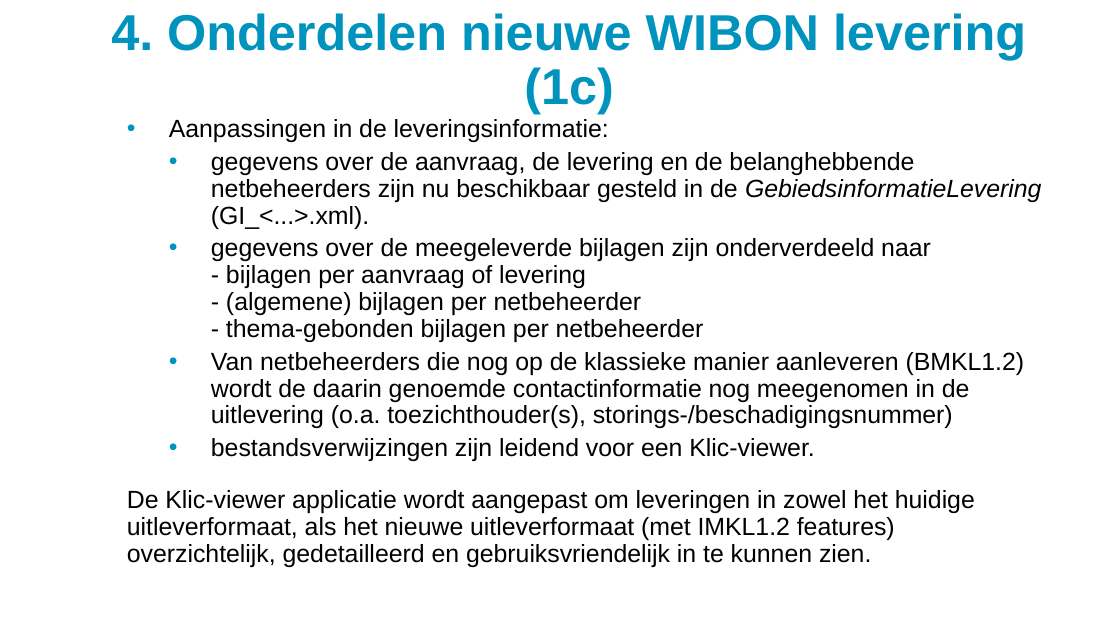
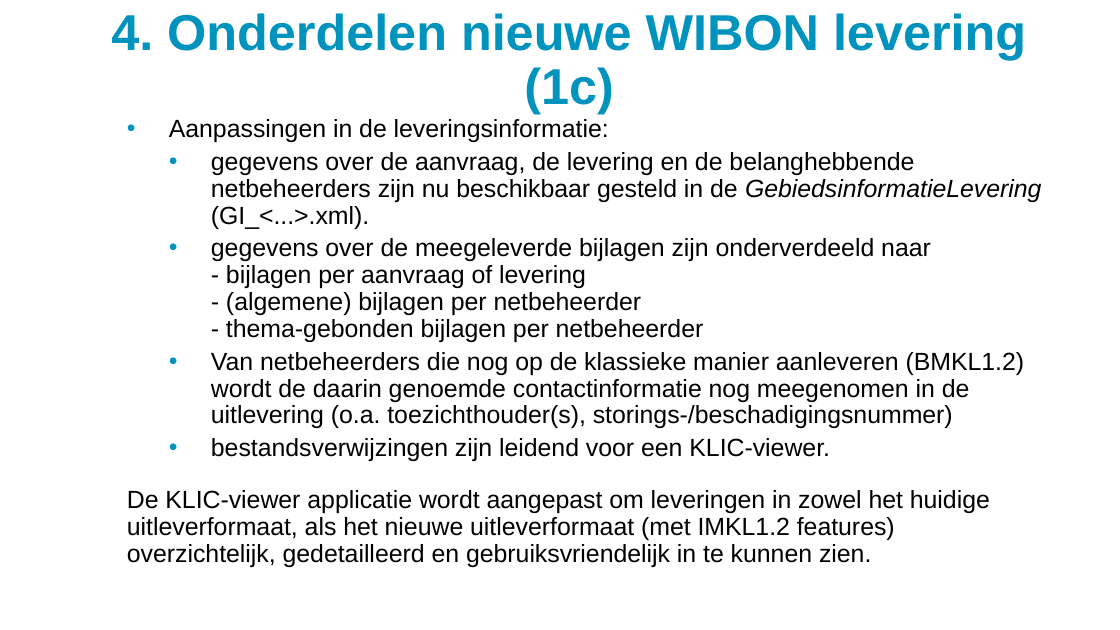
Before and after one commit to kadaster/klic-win, a slide deck: slide 14 of Uitleveren/WIBON levering - overgangsperiode.ppsx. Drawn at 1120x630 pixels with LibreOffice and Linux fonts; fonts in the diff are those of the drawing; background and template pictures are left out. Boxes give left, top, right and bottom in pixels: in the first picture for what was removed or moved away, otherwise in the second. Text is boxed around its words. In the diff, an @@ line names an element or a change of style, - is before the commit and + after.

```diff
--- a/Uitleveren/WIBON levering - overgangsperiode.ppsx
+++ b/Uitleveren/WIBON levering - overgangsperiode.ppsx
@@ text at (x1=127, y1=438, x2=990, y2=567): text changed @@
-    • bestandsverwijzingen zijn leidend voor een Klic-viewer.
-  De Klic-viewer applicatie wordt aangepast om leveringen in zowel het huidige uitleverformaat, als het nieuwe uitleverformaat (met IMKL1.2 features) overzichtelijk, gedetailleerd en gebruiksvriendelijk in te kunnen zien.
+    • bestandsverwijzingen zijn leidend voor een KLIC-viewer.
+  De KLIC-viewer applicatie wordt aangepast om leveringen in zowel het huidige uitleverformaat, als het nieuwe uitleverformaat (met IMKL1.2 features) overzichtelijk, gedetailleerd en gebruiksvriendelijk in te kunnen zien.
```
Also in this commit, not shown: 11 other slides changed, 3 other files.
